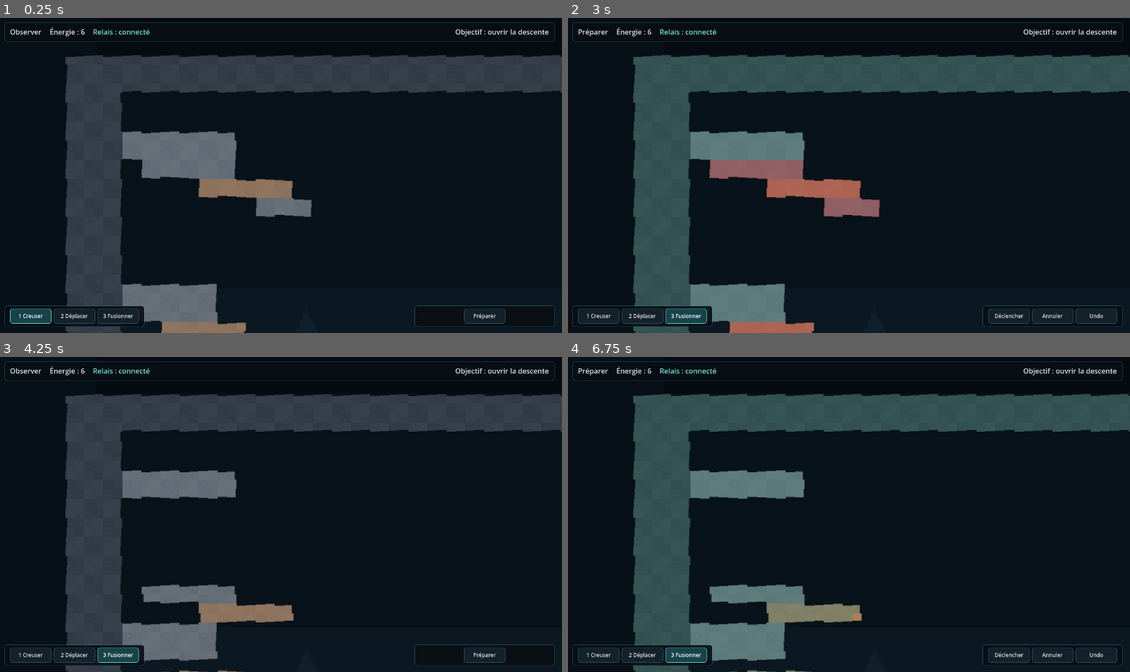
Above: before the commit, frames 1-4 (two rows, left to right).
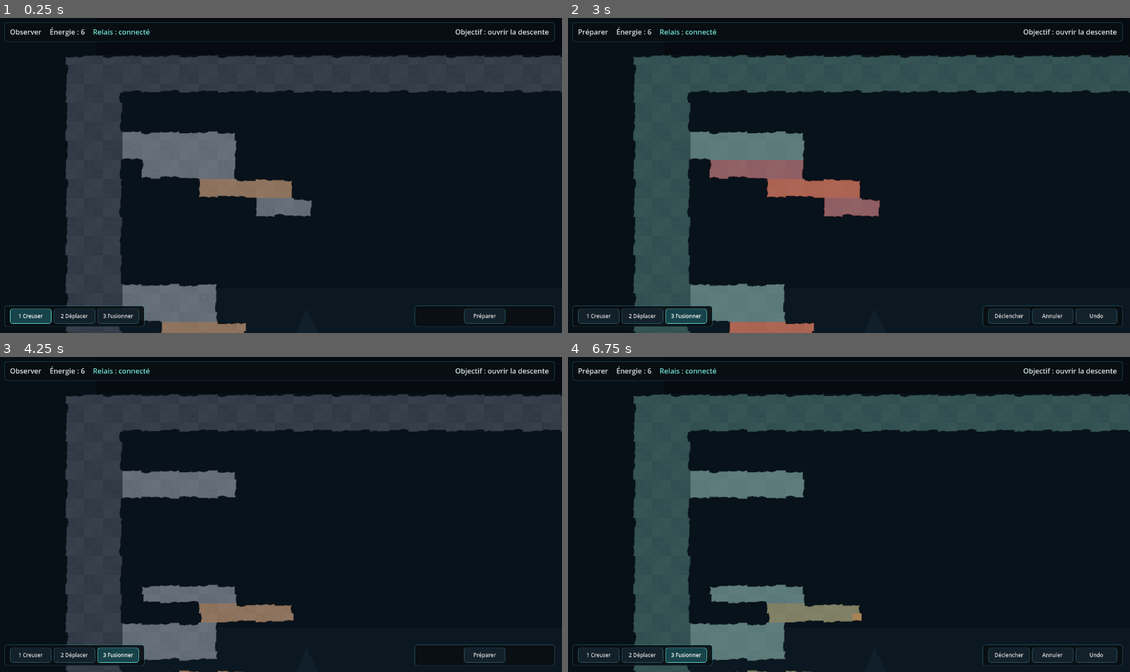
Above: after the commit, the same moments.

Repository: devjonathan1999-del/Project-Digger
Game: Godot game, scene res://scenes/main.tscn
The game is run twice, just before and just after one commit, with the same random seed, the same clock (stepped at 60 frames per second) and the same inputs.
Inputs:
- Up to frame 1 (0.25 s): no input
- Up to frame 2 (3 s): click "1 Creuser" at 0.5 s; click "2 Déplacer" at 1.25 s; click "3 Fusionner" at 2 s; click "Préparer" at 2.75 s
- Up to frame 3 (4.25 s): click "Déclencher" at 3.5 s
- Up to frame 4 (6.75 s): click "1 Creuser" at 4.25 s; click "2 Déplacer" at 5 s; click "3 Fusionner" at 5.75 s; click "Préparer" at 6.5 s

The runs differ from the first frame. In frame 1, 0.4% of the frame differs, in the area x 11-98%, y 11-100%; in frame 2, 0.5%; in frame 3, 0.4%; in frame 4, 0.5%, in the area x 11-100%, y 11-100%.

Commit message:
feat: break exposed terrain edges into organic silhouettes

Diff:
--- a/src/view/terrain_renderer.gd
+++ b/src/view/terrain_renderer.gd
@@ -107,16 +107,35 @@
 
 func _cell_polygon(pos: Vector2i) -> PackedVector2Array:
     var origin := Vector2(pos.x * CELL_SIZE, pos.y * CELL_SIZE)
-    var top: float = VisualProfile.edge_inset(pos, VisualProfile.Edge.TOP) if not _has_cell(pos + Vector2i.UP) else 0.0
-    var right: float = VisualProfile.edge_inset(pos, VisualProfile.Edge.RIGHT) if not _has_cell(pos + Vector2i.RIGHT) else 0.0
-    var bottom: float = VisualProfile.edge_inset(pos, VisualProfile.Edge.BOTTOM) if not _has_cell(pos + Vector2i.DOWN) else 0.0
-    var left: float = VisualProfile.edge_inset(pos, VisualProfile.Edge.LEFT) if not _has_cell(pos + Vector2i.LEFT) else 0.0
+    var top_exposed := not _has_cell(pos + Vector2i.UP)
+    var right_exposed := not _has_cell(pos + Vector2i.RIGHT)
+    var bottom_exposed := not _has_cell(pos + Vector2i.DOWN)
+    var left_exposed := not _has_cell(pos + Vector2i.LEFT)
+
+    var top: float = VisualProfile.edge_inset(pos, VisualProfile.Edge.TOP) if top_exposed else 0.0
+    var right: float = VisualProfile.edge_inset(pos, VisualProfile.Edge.RIGHT) if right_exposed else 0.0
+    var bottom: float = VisualProfile.edge_inset(pos, VisualProfile.Edge.BOTTOM) if bottom_exposed else 0.0
+    var left: float = VisualProfile.edge_inset(pos, VisualProfile.Edge.LEFT) if left_exposed else 0.0
+
+    var top_mid := top + (float(_surface_wobble(pos, 1)) if top_exposed else 0.0)
+    var right_mid := right + (float(_surface_wobble(pos, 2)) if right_exposed else 0.0)
+    var bottom_mid := bottom + (float(_surface_wobble(pos, 3)) if bottom_exposed else 0.0)
+    var left_mid := left + (float(_surface_wobble(pos, 4)) if left_exposed else 0.0)
+
     return PackedVector2Array([
         origin + Vector2(left, top),
+        origin + Vector2(CELL_SIZE * 0.5, top_mid),
         origin + Vector2(CELL_SIZE - right, top),
+        origin + Vector2(CELL_SIZE - right_mid, CELL_SIZE * 0.5),
         origin + Vector2(CELL_SIZE - right, CELL_SIZE - bottom),
+        origin + Vector2(CELL_SIZE * 0.5, CELL_SIZE - bottom_mid),
         origin + Vector2(left, CELL_SIZE - bottom),
+        origin + Vector2(left_mid, CELL_SIZE * 0.5),
     ])
+
+func _surface_wobble(pos: Vector2i, salt: int) -> int:
+    var value := abs(pos.x * 92821 + pos.y * 68917 + salt * 283)
+    return value % 3
 
 func _draw_outline(polygon: PackedVector2Array, color: Color, width: float) -> void:
     if polygon.is_empty():
@@ -128,13 +147,13 @@
 func _draw_exposed_edges(pos: Vector2i, polygon: PackedVector2Array) -> void:
     var shade := Color(0.02, 0.035, 0.045, 0.48)
     if not _has_cell(pos + Vector2i.UP):
-        draw_line(polygon[0], polygon[1], shade, 1.4, true)
+        draw_polyline(PackedVector2Array([polygon[0], polygon[1], polygon[2]]), shade, 1.4, true)
     if not _has_cell(pos + Vector2i.RIGHT):
-        draw_line(polygon[1], polygon[2], shade, 1.4, true)
+        draw_polyline(PackedVector2Array([polygon[2], polygon[3], polygon[4]]), shade, 1.4, true)
     if not _has_cell(pos + Vector2i.DOWN):
-        draw_line(polygon[2], polygon[3], shade, 1.4, true)
+        draw_polyline(PackedVector2Array([polygon[4], polygon[5], polygon[6]]), shade, 1.4, true)
     if not _has_cell(pos + Vector2i.LEFT):
-        draw_line(polygon[3], polygon[0], shade, 1.4, true)
+        draw_polyline(PackedVector2Array([polygon[6], polygon[7], polygon[0]]), shade, 1.4, true)
 
 func _draw_material_detail(pos: Vector2i, material_id: StringName, variant: int) -> void:
     var origin := Vector2(pos.x * CELL_SIZE, pos.y * CELL_SIZE)
